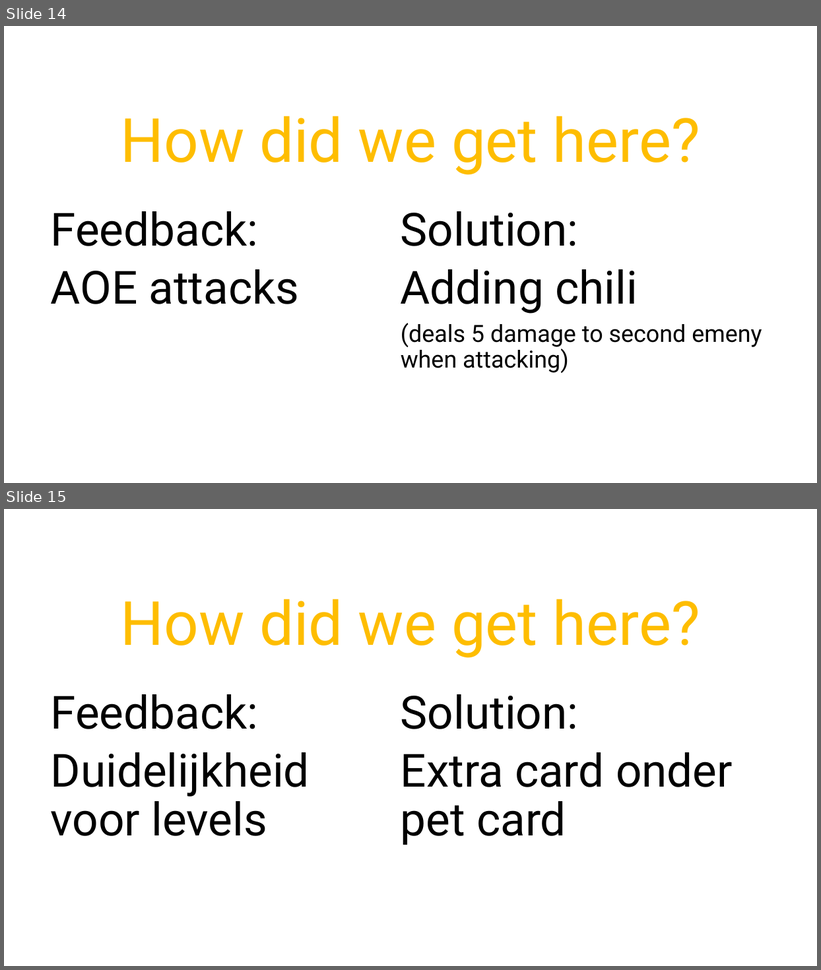
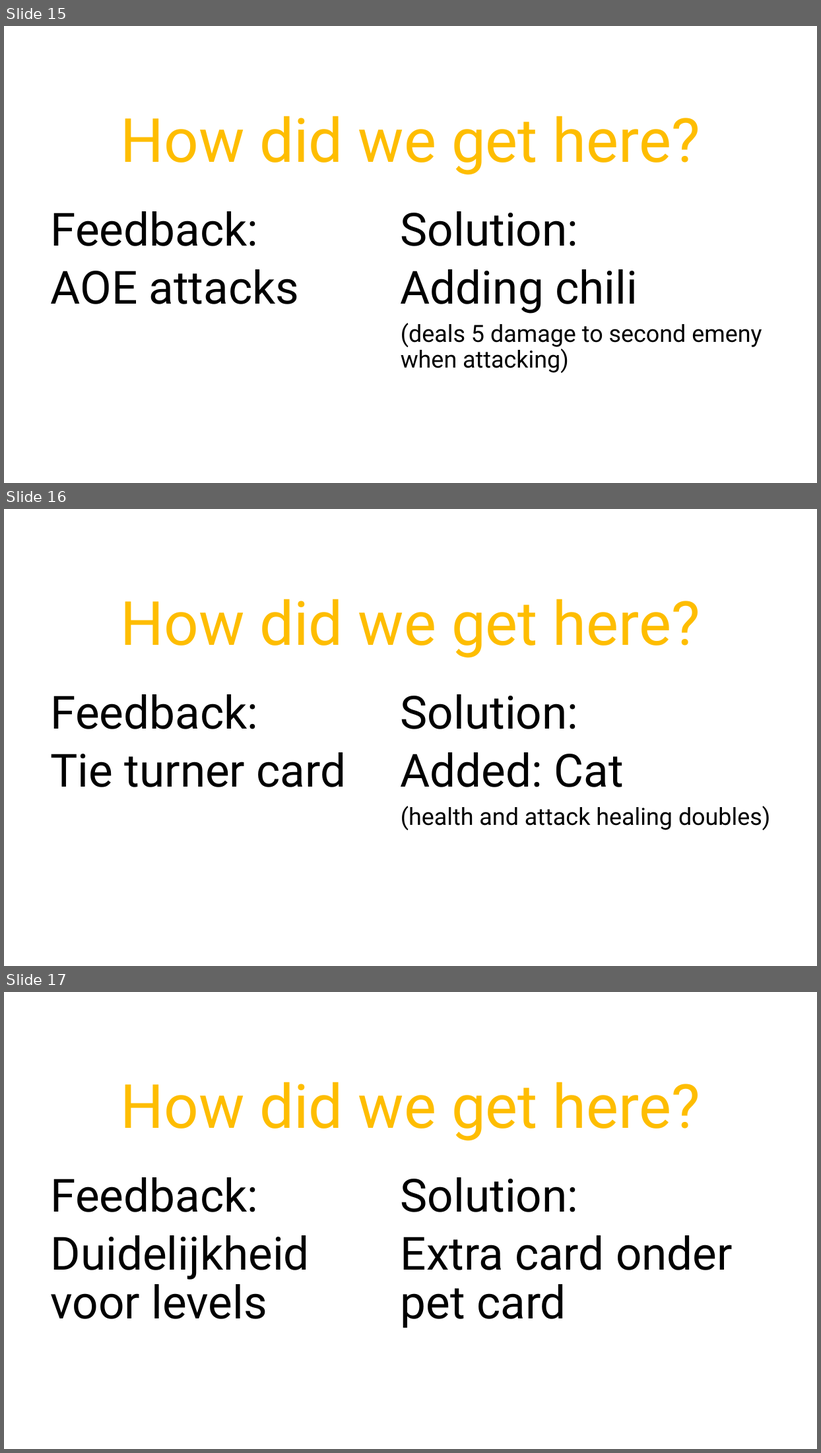
Before and after one commit to LukasVanDenBranden/GameScript-BoardGame, a slide deck: SuperAutoPetsPresentation.pptx. Shown one above the other, each under a label of ours: slides 14 and 15 before the commit, slides 15, 16 and 17 after it. The pictures are 821x970 and 821x1453 pixels, drawn with LibreOffice and Linux fonts; fonts in the diff are those of the drawing. Boxes give left, top, right and bottom in pixels: in the first picture for what was removed or moved away, otherwise in the second. Text is boxed around its words. In the diff, an @@ line names an element or a change of style, - is before the commit and + after.

```diff
--- a/SuperAutoPetsPresentation.pptx
+++ b/SuperAutoPetsPresentation.pptx
@@ slide 16 added at (4,509,817,966), background #FFFFFF @@
@@ title added at (121,599,700,658), 72 pt, text #FEBD00 @@
+How did we get here?
@@ text added at (51,694,347,788), 54 pt, text #000000 @@
+Feedback:
+Tie turner card
@@ text added at (401,694,770,830), 28 pt, text #000000 @@
+Solution:
+Added: Cat
+(health and attack healing doubles)
@@ what was slide 14 is now slide 15 @@
@@ what was slide 15 is now slide 17 @@
```
Also in this commit, not shown: 2 other slides added.
